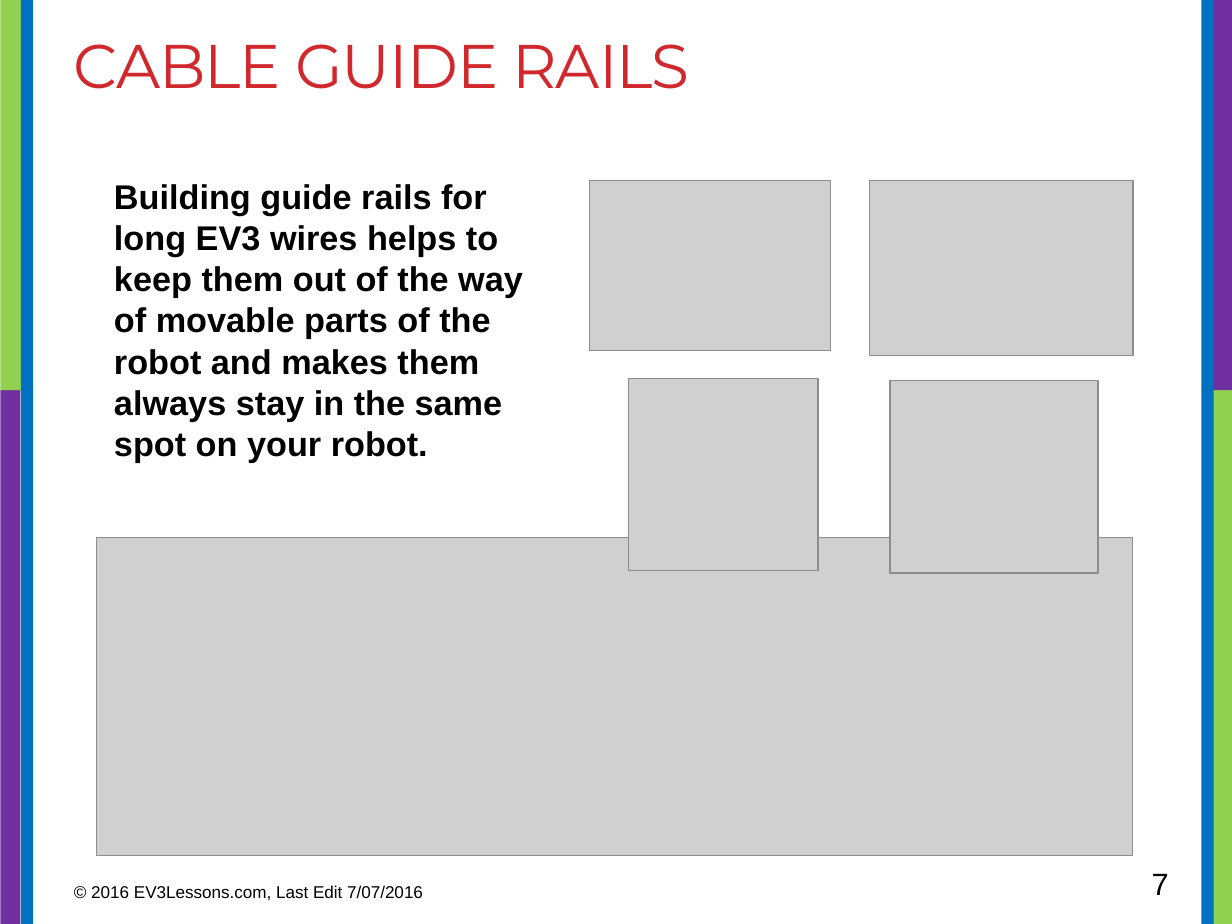
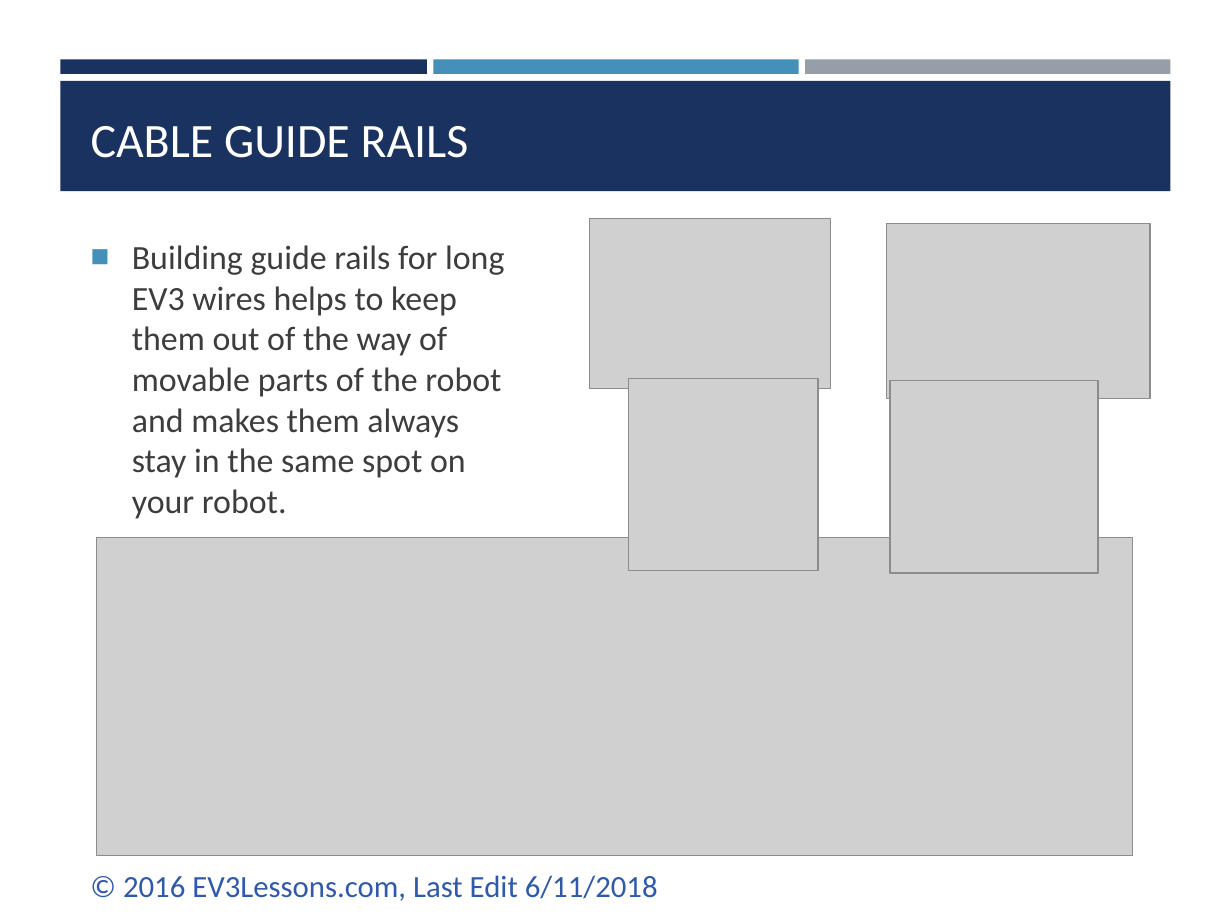
Before and after one commit to ev3lessons/FLL-Tutorials, a slide deck: slide 7 of translations/en-us/RobotGame/CableManagement.pptx. Drawn at 1232x924 pixels with LibreOffice and Linux fonts; fonts in the diff are those of the drawing; grey boxes stand for pictures. Boxes give left, top, right and bottom in pixels: in the first picture for what was removed or moved away, otherwise in the second. Text is boxed around its words. In the diff, an @@ line names an element or a change of style, - is before the commit and + after.

```diff
--- a/translations/en-us/RobotGame/CableManagement.pptx
+++ b/translations/en-us/RobotGame/CableManagement.pptx
@@ rectangle removed at [0,0,25,391] @@
@@ rectangle removed at [21,0,33,924] @@
@@ rectangle removed at [1201,0,1214,924] @@
@@ rectangle removed at [1207,0,1232,391] @@
@@ rectangle added at [60,59,426,74], fill #1A3260 @@
@@ rectangle added at [434,59,798,74], fill #4590B8 @@
@@ rectangle added at [806,59,1170,74], fill #969FA7 @@
@@ rectangle added at [60,81,1170,191], fill #1A3260 @@
@@ title "CABLE GUIDE RAILS": place and size @@
-title "CABLE GUIDE RAILS" at [74,44,689,89]
+title "CABLE GUIDE RAILS" at [91,126,469,158]
@@ title "CABLE GUIDE RAILS" at [91,126,469,158]: size 36 to 28 pt, font Montserrat to Calibri, text colour #D1282E to #FFFFFF, letter spacing -0.6 to 0 pt; vertical alignment top to bottom @@
@@ text "Building guide rails for long ...": place and size @@
-text "Building guide rails for long ..." at [114,184,523,462]
+text "Building guide rails for long ..." at [132,245,504,519]
@@ text "Building guide rails for long ..." at [132,245,504,519]: size 20 to 19.8 pt, font Arial to Calibri, text colour #000000 to #3D3D3D, bold off; bullet none to ■ @@
@@ picture: place and size @@
-picture at [590,181,832,351]
+picture at [590,218,832,388]
@@ picture: place and size @@
-picture at [870,181,1133,356]
+picture at [887,223,1151,398]
@@ rectangle removed at [0,391,20,924] @@
@@ rectangle removed at [1212,391,1232,924] @@
@@ text at [123,875,658,901]: text changed; size 10 to 18 pt; font Arial to Calibri; text colour #000000 to #2F5AAC @@
-© 2016 EV3Lessons.com, Last Edit 7/07/2016
+© 2016 EV3Lessons.com, Last Edit 6/11/2018
@@ page number removed at [1152,873,1169,895] @@
-7
```
Also in this commit, not shown: 8 other slides changed, 24 other files.
